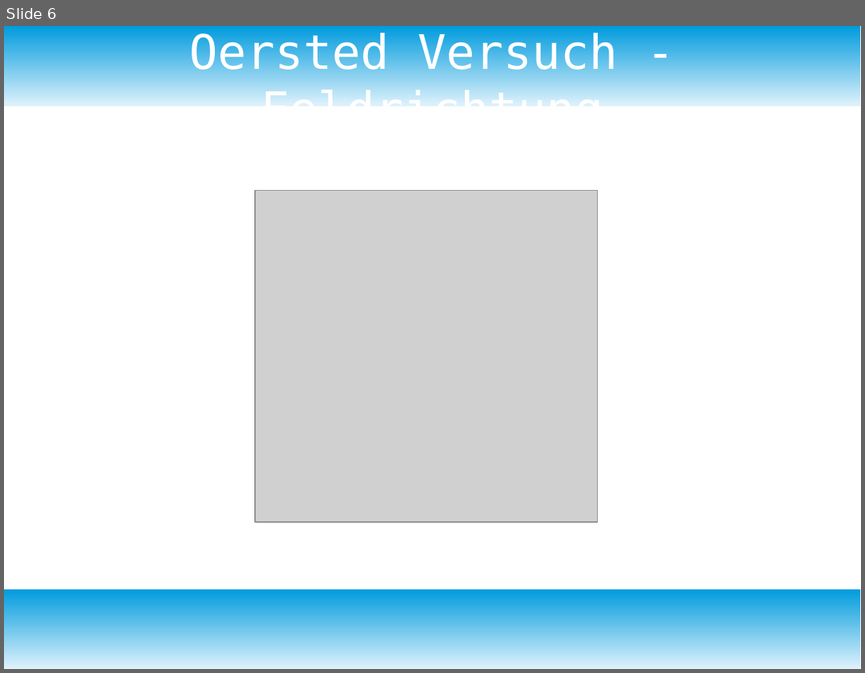
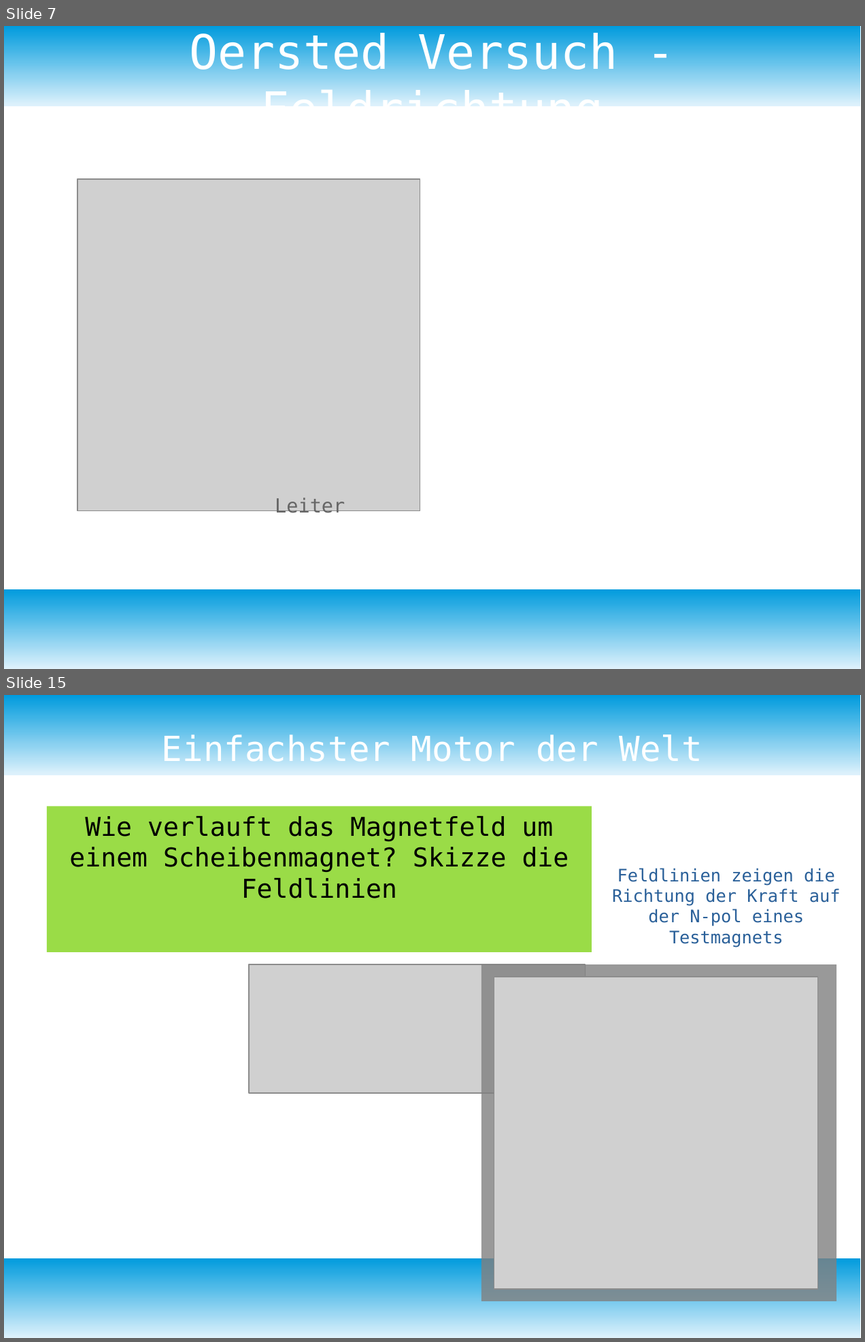
Before and after one commit to bearums/teaching, a slide deck: B5/physik/D12/2)Elektromagnetismus/05_HomopolarMotor/Homopolar_Motor.odp. Shown one above the other, each under a label of ours: slide 6 before the commit, slides 7 and 15 after it; the slides between them are not shown. The pictures are 865x673 and 865x1342 pixels, drawn with LibreOffice and Linux fonts; fonts in the diff are those of the drawing; grey boxes stand for pictures. Boxes give left, top, right and bottom in pixels: in the first picture for what was removed or moved away, otherwise in the second. Text is boxed around its words. In the diff, an @@ line names an element or a change of style, - is before the commit and + after.

Commit message:
homopolar-motor

```diff
--- a/B5/physik/D12/2)Elektromagnetismus/05_HomopolarMotor/Homopolar_Motor.odp
+++ b/B5/physik/D12/2)Elektromagnetismus/05_HomopolarMotor/Homopolar_Motor.odp
@@ slide 15 added at [4,695,861,1338], background #FFFFFF; not listed: 2 template elements that a slide beside it also shows @@
@@ title added at [162,733,702,762], 32 pt, text #FFFFFF @@
+Einfachster Motor der Welt
@@ rectangle added at [47,807,592,952], fill #81D41A at 80% opacity, 24 pt, text #000000 @@
+Wie verlauft das Magnetfeld um einem Scheibenmagnet? Skizze die Feldlinien
@@ text added at [612,868,840,947], 16 pt, text #2A6099 @@
+Feldlinien zeigen die Richtung der Kraft auf der N-pol eines Testmagnets
@@ picture added at [249,964,585,1092] @@
@@ rectangle added at [481,964,837,1301], fill #808080 at 80% opacity @@
@@ picture added at [494,977,819,1289] @@
@@ what was slide 6 is now slide 7 @@
@@ slide 7 changed as well @@
@@ picture: place and size @@
-picture at [255,190,598,522]
+picture at [77,179,420,511]
@@ text added at [275,497,345,516], 18 pt, text #666666 @@
+Leiter
```
Also in this commit, not shown: 3 other slides changed, 13 other slides added, 11 other files.
